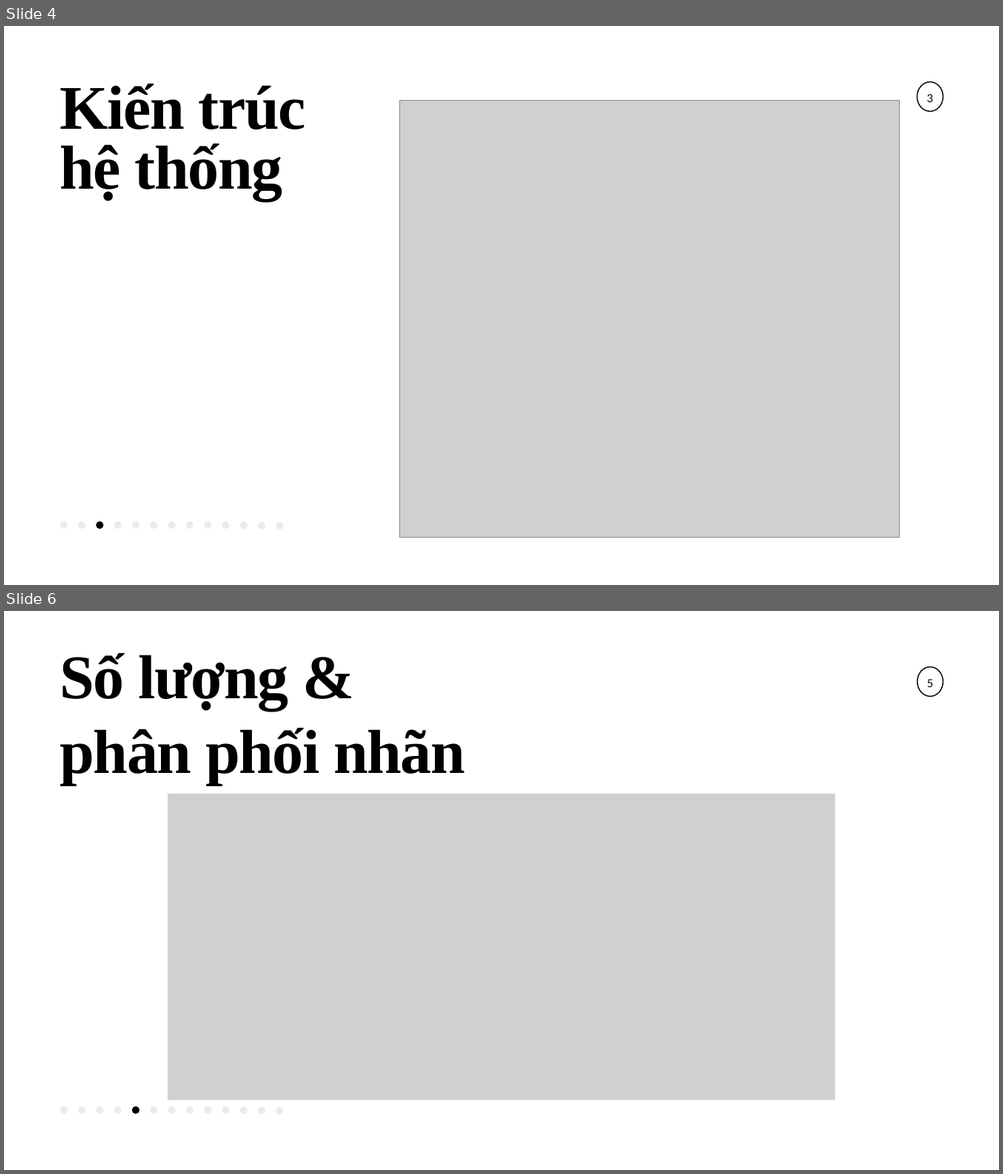
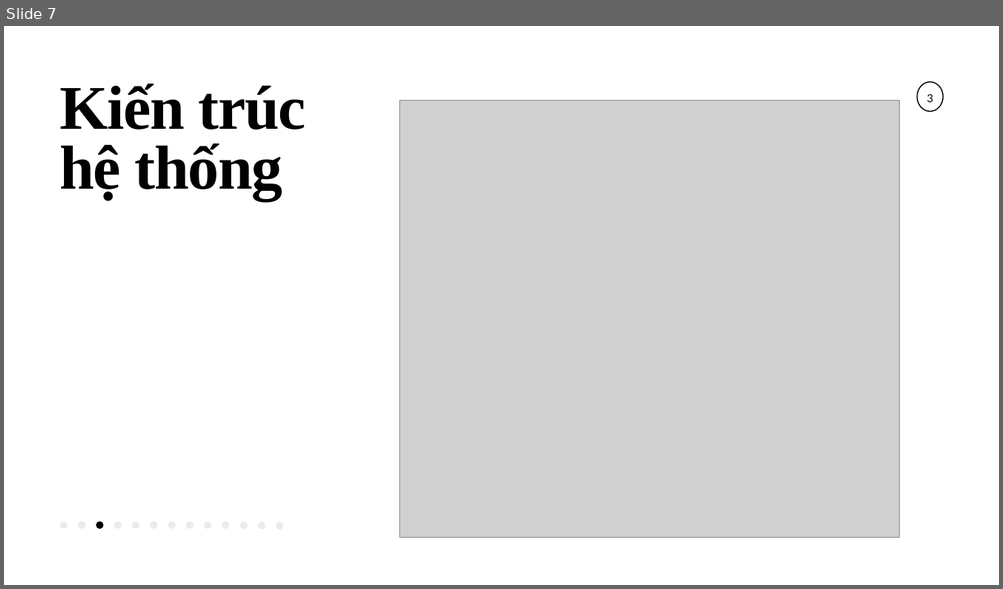
Before and after one commit to provincevu/BigDataFinal, a slide deck: BigDataPresentation.pptx. Shown one above the other, each under a label of ours: slides 4 and 6 before the commit, slide 7 after it; the slides between them are not shown. The pictures are 1003x1174 and 1003x589 pixels, drawn with LibreOffice and Linux fonts; fonts in the diff are those of the drawing; grey boxes stand for pictures. Boxes give left, top, right and bottom in pixels: in the first picture for what was removed or moved away, otherwise in the second. Text is boxed around its words. In the diff, an @@ line names an element or a change of style, - is before the commit and + after.

```diff
--- a/BigDataPresentation.pptx
+++ b/BigDataPresentation.pptx
@@ slide 6 removed at bbox=[4, 611, 999, 1170], background #FFFFFF @@
@@ text removed at bbox=[60, 653, 465, 785] @@
-Số lượng & phân phối nhãn
@@ freeform shape removed at bbox=[917, 667, 943, 696] @@
@@ text removed at bbox=[927, 679, 933, 687] @@
-5
@@ picture removed at bbox=[168, 794, 834, 1100] @@
@@ freeform shape removed at bbox=[60, 1107, 67, 1114] @@
@@ freeform shape removed at bbox=[78, 1107, 85, 1114] @@
@@ freeform shape removed at bbox=[96, 1107, 103, 1114] @@
@@ freeform shape removed at bbox=[114, 1107, 122, 1114] @@
@@ freeform shape removed at bbox=[132, 1107, 139, 1114] @@
@@ freeform shape removed at bbox=[150, 1107, 157, 1114] @@
@@ freeform shape removed at bbox=[168, 1107, 175, 1114] @@
@@ freeform shape removed at bbox=[186, 1107, 193, 1114] @@
@@ freeform shape removed at bbox=[204, 1107, 211, 1114] @@
@@ freeform shape removed at bbox=[222, 1107, 229, 1114] @@
@@ freeform shape removed at bbox=[240, 1107, 247, 1114] @@
@@ freeform shape removed at bbox=[258, 1108, 265, 1115] @@
@@ freeform shape removed at bbox=[276, 1108, 283, 1115] @@
@@ what was slide 4 is now slide 7 @@
```
Also in this commit, not shown: 8 slides changed, 5 slides added, 4 other slides removed, 11 other files.
